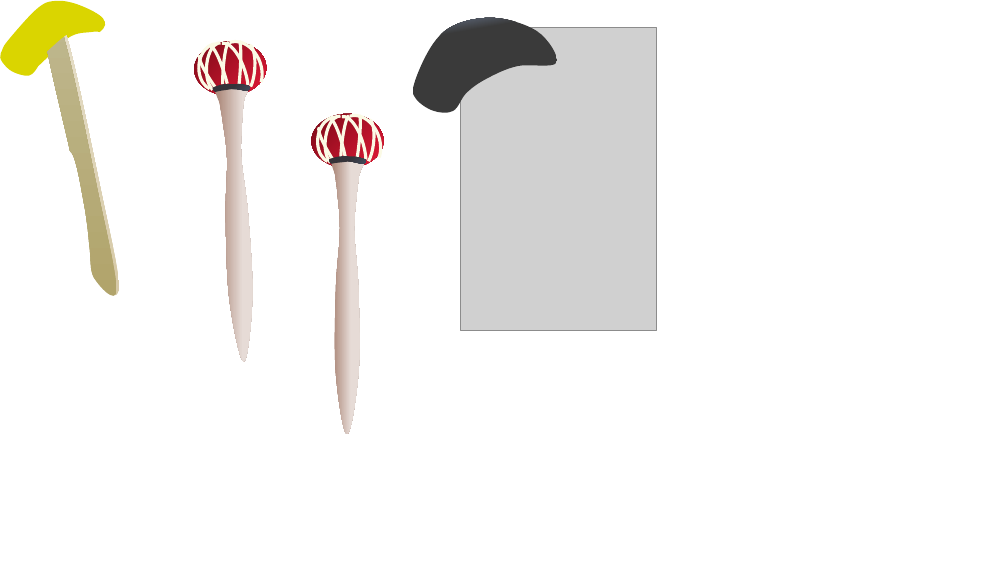
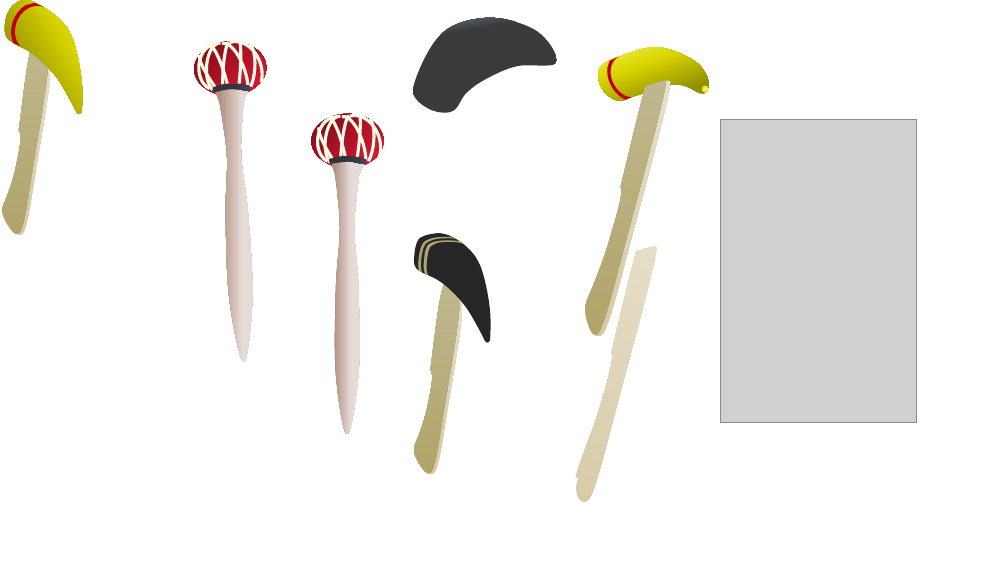
Before and after one commit to marcpaelinck/midi-player, a slide deck: slide 9 of midiplayer/data/utills/Instruments.pptx. Drawn at 1008x567 pixels with LibreOffice and Linux fonts; fonts in the diff are those of the drawing; grey boxes stand for pictures. Boxes give left, top, right and bottom in pixels: in the first picture for what was removed or moved away, otherwise in the second. Text is boxed around its words. In the diff, an @@ line names an element or a change of style, - is before the commit and + after.

```diff
--- a/midiplayer/data/utills/Instruments.pptx
+++ b/midiplayer/data/utills/Instruments.pptx
@@ freeform shape added at <box>0,0,117,115</box>, fill gradient #928F00 to #DAD500 to #FFFC79 @@
@@ freeform shape at <box>6,0,44,49</box>: fill #DAD500 to #C00000; rotation 163 to 107 degrees; outline redrawn @@
@@ freeform shape at <box>0,38,110,237</box>: rotation 180 to 209 degrees; outline redrawn @@
@@ freeform shape at <box>0,37,106,236</box>: rotation 180 to 209 degrees; outline redrawn @@
@@ freeform shape at <box>594,38,715,117</box>: fill #DAD500 to gradient #928F00 to #DAD500 to #FFFC79; rotation 163 to 190 degrees; outline redrawn @@
@@ group added at <box>535,56,719,338</box>: 3 freeform shapes, 1 ellipse @@
@@ picture: place and size @@
-picture at <box>461,27,656,330</box>
+picture at <box>721,119,917,423</box>
@@ group added at <box>360,223,526,476</box>: 5 freeform shapes @@
@@ freeform shape added at <box>525,240,704,504</box>, fill gradient #D6C9A6 to #E7E0CB @@
```
Also in this commit, not shown: 1 other slide changed, 16 other files.
